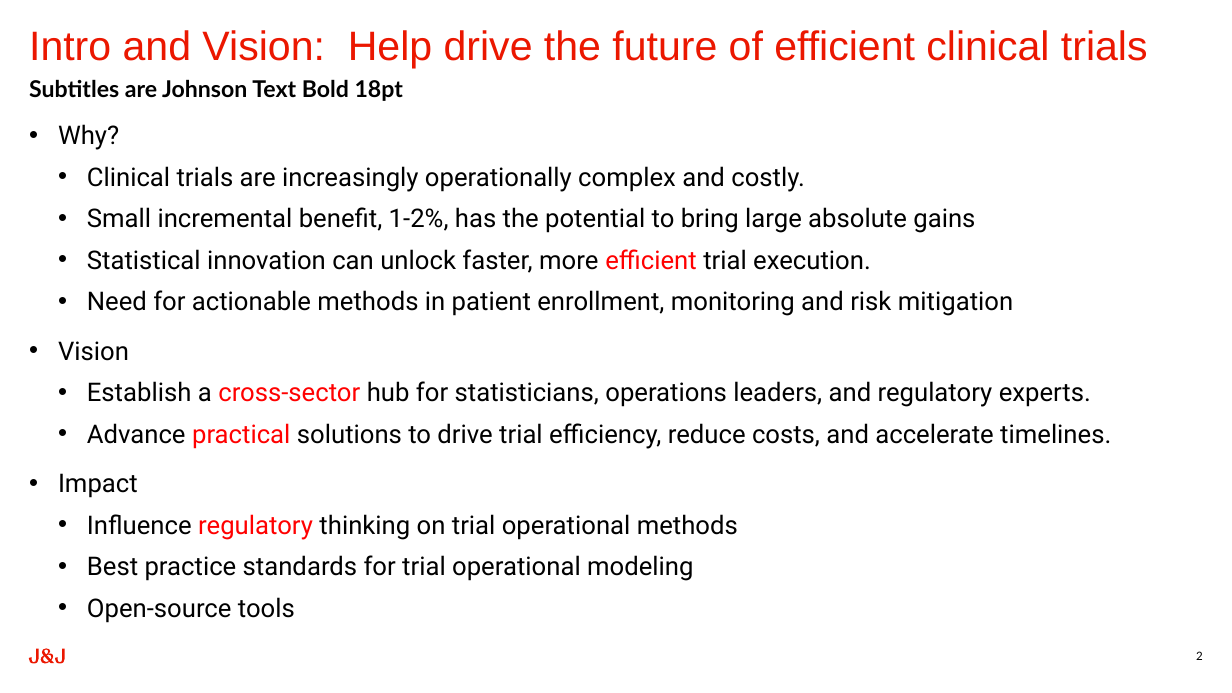
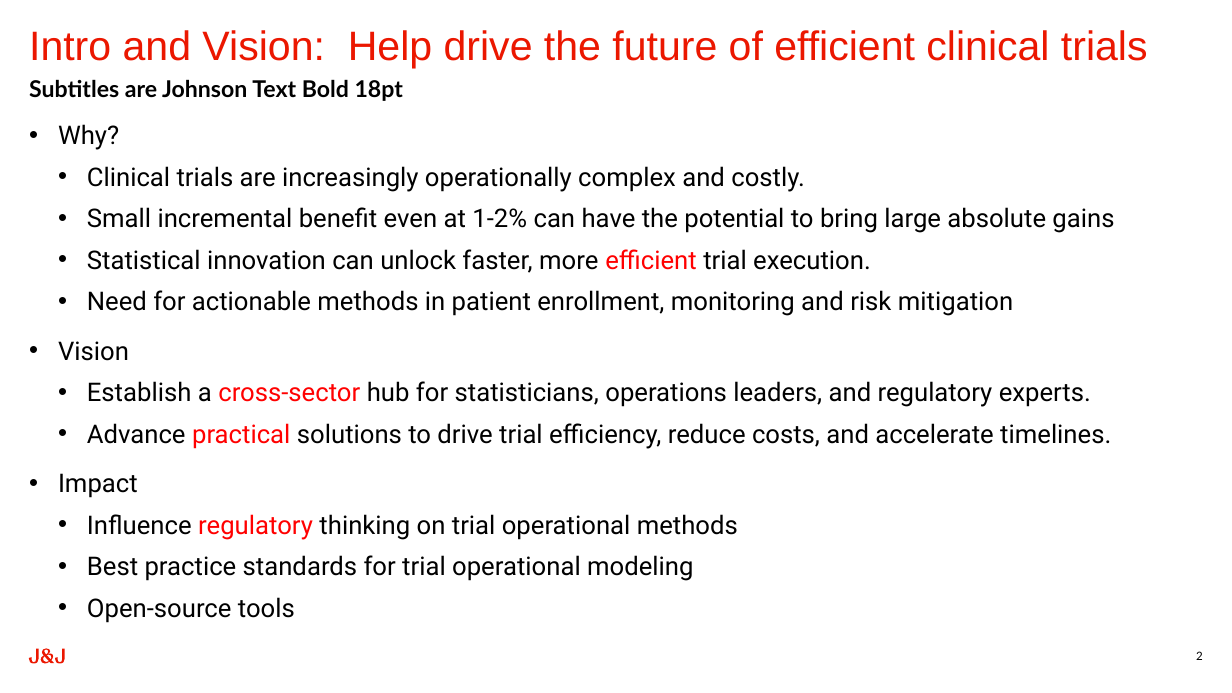
Before and after one commit to zhuoxinbms/efficiencyplustrials.github.io, a slide deck: slide 2 of Presentations/Pitch_deck.pptx. Drawn at 1232x693 pixels with LibreOffice and Linux fonts; fonts in the diff are those of the drawing. Boxes give left, top, right and bottom in pixels: in the first picture for what was removed or moved away, otherwise in the second. Text is boxed around its words. In the diff, an @@ line names an element or a change of style, - is before the commit and + after.

```diff
--- a/Presentations/Pitch_deck.pptx
+++ b/Presentations/Pitch_deck.pptx
@@ text at [87, 207, 1114, 233]: text changed @@
-  • Small incremental benefit, 1-2%, has the potential to bring large absolute gains
+  • Small incremental benefit even at 1-2% can have the potential to bring large absolute gains
```
Also in this commit, not shown: 2 other slides changed.
